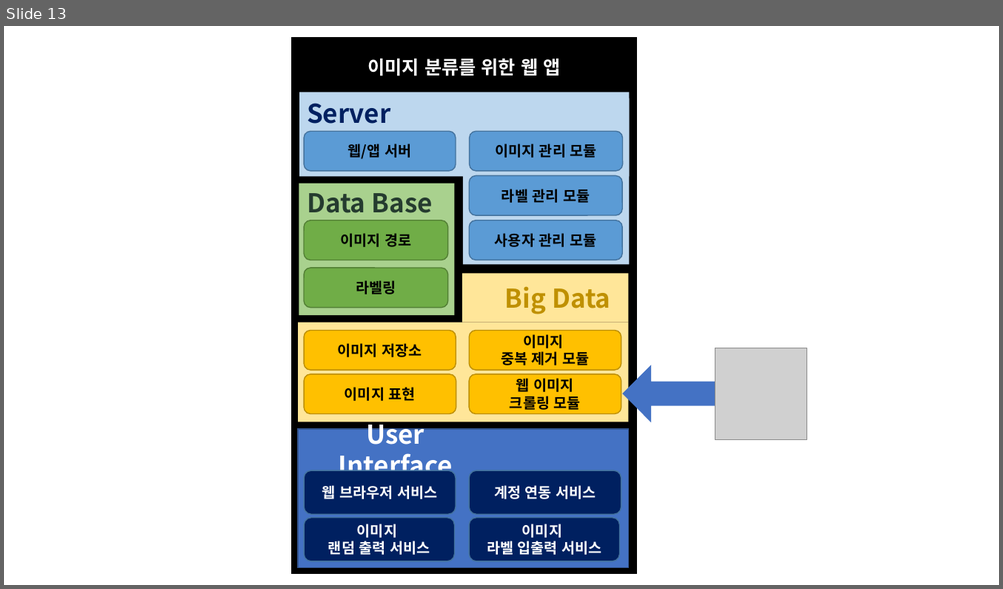
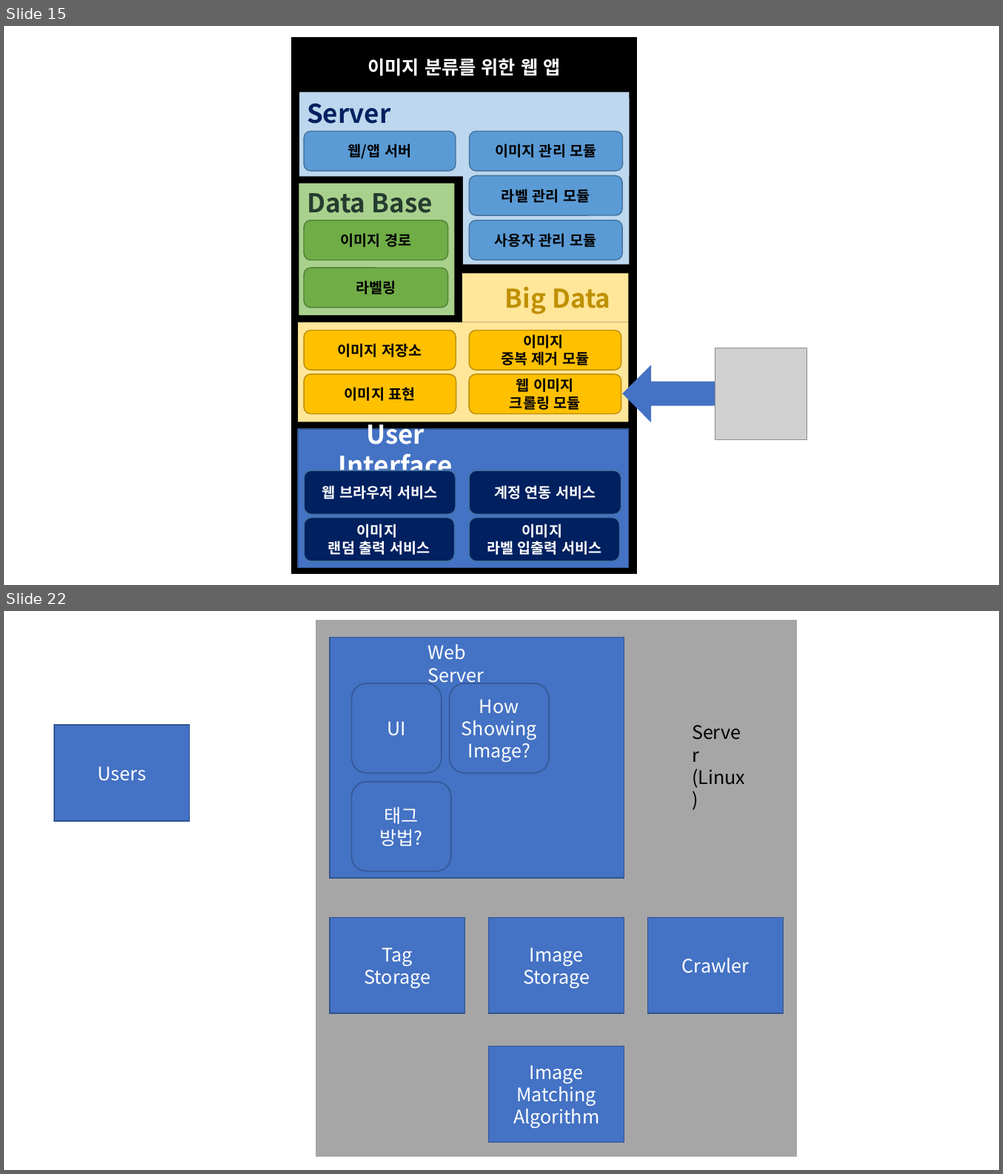
Before and after one commit to DCUSnSLab/Image-Labeling-Project, a slide deck: mdRes/Image_Labeling_Architecture_(ing).pptx. Shown one above the other, each under a label of ours: slide 13 before the commit, slides 15 and 22 after it; the slides between them are not shown. The pictures are 1003x589 and 1003x1174 pixels, drawn with LibreOffice and Linux fonts; fonts in the diff are those of the drawing; grey boxes stand for pictures. Boxes give left, top, right and bottom in pixels: in the first picture for what was removed or moved away, otherwise in the second. Text is boxed around its words. In the diff, an @@ line names an element or a change of style, - is before the commit and + after.

```diff
--- a/mdRes/Image_Labeling_Architecture_(ing).pptx
+++ b/mdRes/Image_Labeling_Architecture_(ing).pptx
@@ slide 22 added at (4, 611, 999, 1170), background #FFFFFF @@
@@ rectangle added at (316, 620, 797, 1156), fill #A6A6A6, outline #A6A6A6 1 pt @@
@@ rectangle added at (330, 637, 624, 878), fill #4472C4, outline #325491 1 pt @@
@@ text added at (427, 644, 484, 686), 18 pt, text #FFFFFF @@
+Web Server
@@ rounded rectangle added at (352, 684, 441, 773), fill #4472C4, outline #325491 1 pt, 18 pt, text #FFFFFF @@
+UI
@@ rounded rectangle added at (449, 684, 549, 773), fill #4472C4, outline #325491 1 pt, 18 pt, text #FFFFFF @@
+How
+Showing Image?
@@ rectangle added at (54, 725, 189, 821), fill #4472C4, outline #325491 1 pt, 18 pt, text #FFFFFF @@
+Users
@@ rounded rectangle added at (352, 782, 451, 871), fill #4472C4, outline #325491 1 pt, 18 pt, text #FFFFFF @@
+태그
+방법?
@@ text added at (691, 769, 745, 788), 18 pt, text #000000 @@
+Server
+(Linux)
@@ rectangle added at (330, 917, 464, 1014), fill #4472C4, outline #325491 1 pt, 18 pt, text #FFFFFF @@
+Tag
+Storage
@@ rectangle added at (489, 917, 624, 1014), fill #4472C4, outline #325491 1 pt, 18 pt, text #FFFFFF @@
+Image
+Storage
@@ rectangle added at (648, 917, 783, 1014), fill #4472C4, outline #325491 1 pt, 18 pt, text #FFFFFF @@
+Crawler
@@ rectangle added at (489, 1047, 624, 1143), fill #4472C4, outline #325491 1 pt, 18 pt, text #FFFFFF @@
+Image
+Matching
+Algorithm
@@ what was slide 13 is now slide 15 @@
```
Also in this commit, not shown: 1 slide changed, 17 other slides added.
